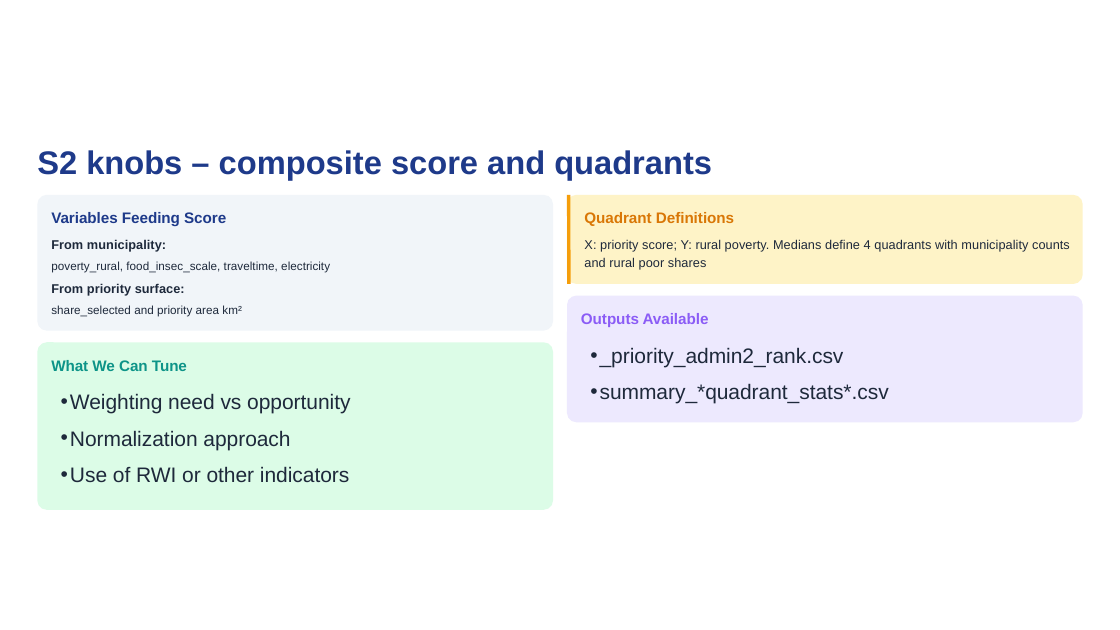
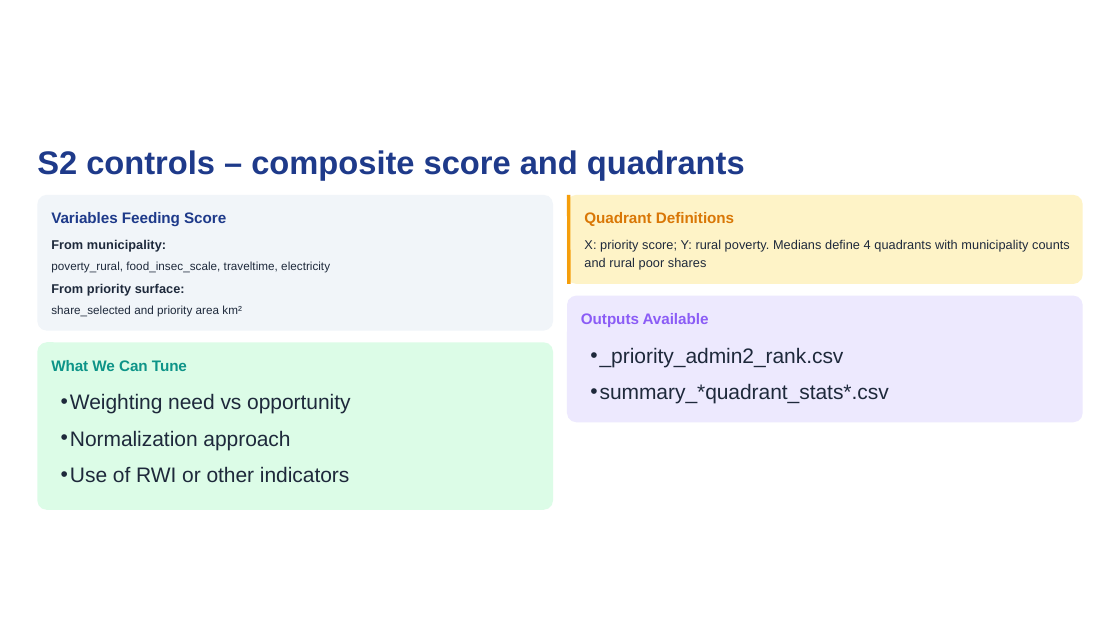
Before and after one commit to bennyistanto/ago-lobitocorridor-analysis, a slide deck: slide 7 of docs/deck/Lobito_Corridor_Analysis.pptx. Drawn at 1120x630 pixels with LibreOffice and Linux fonts; fonts in the diff are those of the drawing. Boxes give left, top, right and bottom in pixels: in the first picture for what was removed or moved away, otherwise in the second. Text is boxed around its words. In the diff, an @@ line names an element or a change of style, - is before the commit and + after.

```diff
--- a/docs/deck/Lobito_Corridor_Analysis.pptx
+++ b/docs/deck/Lobito_Corridor_Analysis.pptx
@@ text at (37,150,745,180): text changed @@
-S2 knobs – composite score and quadrants
+S2 controls – composite score and quadrants
```
Also in this commit, not shown: 6 other slides changed, 1 other file.
